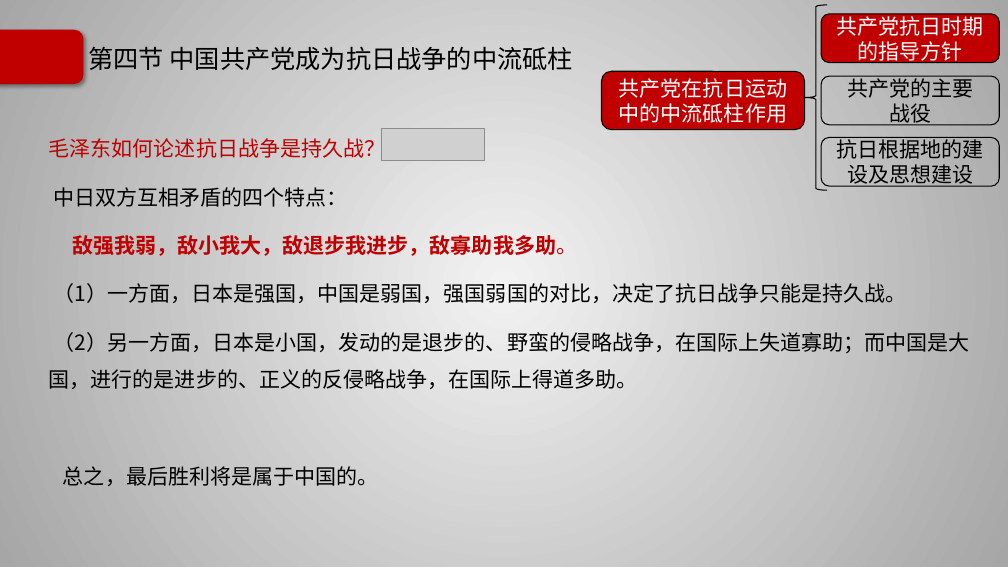
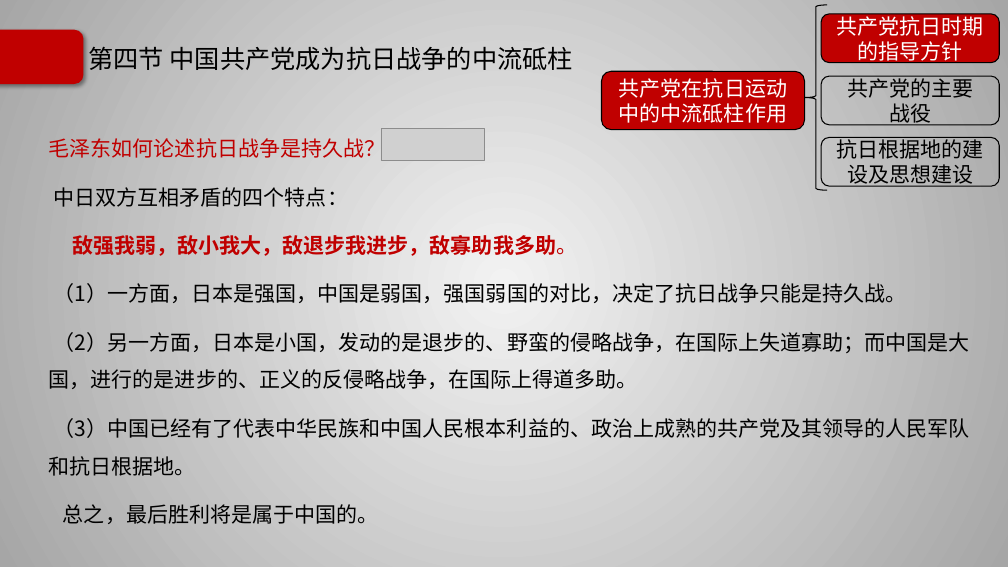
Before and after one commit to Call-me-zhy/tangtang, a slide deck: slide 36 of 5 中国近现代史纲要/课件/中国近现代史纲要精讲6.pptx. Drawn at 1008x567 pixels with LibreOffice and Linux fonts; fonts in the diff are those of the drawing; grey boxes stand for pictures; background and template pictures are left out. Boxes give left, top, right and bottom in pixels: in the first picture for what was removed or moved away, otherwise in the second. Text is boxed around its words. In the diff, an @@ line names an element or a change of style, - is before the commit and + after.

```diff
--- a/5 中国近现代史纲要/课件/中国近现代史纲要精讲6.pptx
+++ b/5 中国近现代史纲要/课件/中国近现代史纲要精讲6.pptx
@@ text at (x1=49, y1=418, x2=969, y2=476): paragraph added @@
+（3）中国已经有了代表中华民族和中国人民根本利益的、政治上成熟的共产党及其领导的人民军队和抗日根据地。
```
Also in this commit, not shown: 11 other slides changed, 7 other files.
